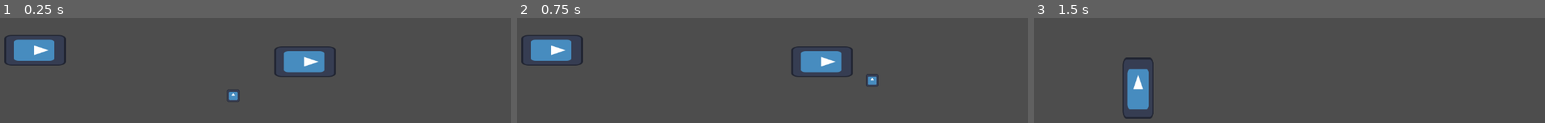
Above: before the commit, frames 1-3 (left to right).
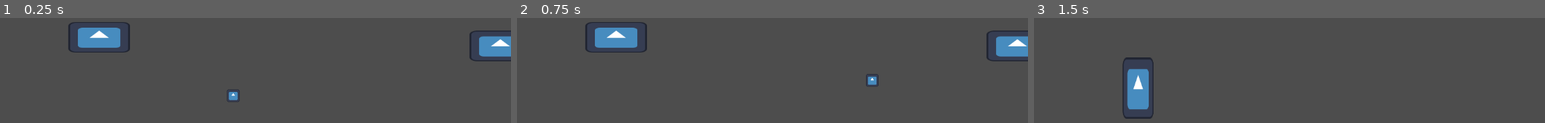
Above: after the commit, the same moments.

Repository: The-Churrosaur/RogueTimeStrategy
Game: Godot game, scene res://maps/main.tscn
Same seed, same stepped clock (60 frames per second), same inputs: the game is played once before the commit and once after it. The engine's default icon, where the game draws it, is replaced by a stand-in: a white triangle on a blue panel in a dark square.
Inputs (mouse positions are in pixels of both pictures, inside the frame that each line leads up to):
- Up to frame 1 (0.25 s): no input
- Up to frame 2 (0.75 s): tap Enter (ui_accept) at 0.5 s; move the mouse to (874, 79) at 0.52 s
- Up to frame 3 (1.5 s): tap Enter (ui_accept) at 0.77, 1.25 s; move the mouse to (1156, 111) at 1.27 s; hold Down (ui_down) from 1.28 s (still down)

The runs differ from the first frame. In frame 1, 7.7% of the frame differs, in the area x 0-100%, y 3-56%; in frame 2, 7.7%; in frame 3, nothing differs.

Commit message:
helper function for rotation, unit with all the nodes now inherits from unit body

Diff:
--- a/logic/units/turrets/unit_turret.gd
+++ b/logic/units/turrets/unit_turret.gd
@@ -5,8 +5,67 @@
 extends Node2D
 
 
+
 # FIELDS ==========
 
 
+
+enum STATE {IDLE, AIMING}
+
+signal aimed_at_target()
+
+
+@export var weapons : Array[UnitWeapon]
 # spins this node
 @export var rotor : Node2D
+@export var rotation_speed = 2
+
+@export_category("Runtime")
+@export var target : UnitModel
+@export var state = STATE.IDLE
+
+
+
+# CALLBACKS ==========
+
+
+# PUBLIC ==========
+
+
+
+func set_target(target : UnitModel):
+	self.target = target
+
+
+
+# PRIVATE ==========
+
+
+
+# -- STATE HELPERS
+
+
+func _set_idle():
+	state = STATE.IDLE
+
+
+func _set_aiming():
+	state = STATE.AIMING
+
+
+# -- CALLBACK FUNCTIONS
+
+
+func _aim_to_target(target, delta):
+
+	var target_rotation = rotor.position.angle_to(target)
+	var rotation_delta = UtilFuncs.shortest_angle_distance(rotor.rotation, target_rotation)
+	var rotation_displacement = sign(rotation_delta) * rotation_speed * delta
+
+	# rotate towards target
+	if abs(rotation_delta) > abs(rotation_displacement):
+		rotate(rotation_displacement)
+	# rotate to target
+	else:
+		rotate(rotation_delta)
+		emit_signal("aimed_at_target")
--- /dev/null
+++ b/logic/units/types/test_unit.tscn
@@ -0,0 +1,37 @@
+[gd_scene load_steps=9 format=3 uid="uid://c7x68bod321bx"]
+
+[ext_resource type="PackedScene" uid="uid://dub62td32jcun" path="res://logic/units/unit_model.tscn" id="1_nonqw"]
+[ext_resource type="Texture2D" uid="uid://x8tfbgtyuesw" path="res://assets/icon.svg" id="2_hn6bd"]
+[ext_resource type="PackedScene" uid="uid://d1asd4m254wvx" path="res://logic/units/unit_controller.tscn" id="2_p4giv"]
+[ext_resource type="PackedScene" uid="uid://bfeimxax4kqyi" path="res://logic/units/unit_selection_area.tscn" id="3_k0a6q"]
+[ext_resource type="PackedScene" uid="uid://3qlu8v5u4stv" path="res://logic/units/unit_hitbox.tscn" id="4_mcin8"]
+[ext_resource type="PackedScene" uid="uid://b5xj1n6v8hkm1" path="res://logic/units/detection/unit_vision.tscn" id="5_vxwt4"]
+[ext_resource type="PackedScene" uid="uid://dnktvedtuoan0" path="res://logic/units/turrets/unit_turret.tscn" id="6_1ns2b"]
+
+[sub_resource type="RectangleShape2D" id="RectangleShape2D_y267c"]
+size = Vector2(128, 64)
+
+[node name="unit_model" instance=ExtResource("1_nonqw")]
+
+[node name="Sprite2D" type="Sprite2D" parent="." index="0"]
+scale = Vector2(1, 0.5)
+texture = ExtResource("2_hn6bd")
+
+[node name="CollisionShape2D" type="CollisionShape2D" parent="." index="1"]
+shape = SubResource("RectangleShape2D_y267c")
+
+[node name="unit_controller" parent="." index="2" node_paths=PackedStringArray("unit_model") instance=ExtResource("2_p4giv")]
+unit_model = NodePath("..")
+
+[node name="unit_selection_area" parent="." index="3" node_paths=PackedStringArray("unit_controller") instance=ExtResource("3_k0a6q")]
+unit_controller = NodePath("../unit_controller")
+
+[node name="unit_hitbox" parent="." index="4" node_paths=PackedStringArray("unit_controller") instance=ExtResource("4_mcin8")]
+unit_controller = NodePath("../unit_controller")
+
+[node name="unit_vision" parent="." index="5" instance=ExtResource("5_vxwt4")]
+
+[node name="unit_turret" parent="." index="6" node_paths=PackedStringArray("rotor") instance=ExtResource("6_1ns2b")]
+rotor = NodePath("rot")
+
+[node name="rot" type="Node2D" parent="unit_turret" index="0"]
--- a/logic/units/unit_model.gd
+++ b/logic/units/unit_model.gd
@@ -99,28 +99,7 @@
 
 func _rotate_to_target(target_rotation, delta):
 
-	# is there a simpler way to do this???
-
-	# put current rotation and target rotation in reference frame of 0 to 360
-
-	var mod_rotation = fmod(rotation, TAU)
-	if mod_rotation < 0: mod_rotation += TAU
-
-	var mod_target = fmod(target_rotation, TAU)
-	if mod_target < 0: mod_target += TAU
-
-	# get the three possible distances
-	# (same hemisphere, rotating positive, rotating negative)
-
-	var a = mod_target - mod_rotation
-	var b = mod_target - mod_rotation - TAU
-	var c = mod_target - mod_rotation + TAU
-
-	# use the smallest magnitude of the three as our desired rotation + sign
-
-	var distances = {abs(a):a, abs(b):b, abs(c):c}
-
-	var rotation_delta = distances[distances.keys().min()]
+	var rotation_delta = UtilFuncs.shortest_angle_distance(rotation, target_rotation)
 	var rotation_displacement = sign(rotation_delta) * rotation_speed * delta
 
 	# rotate towards target
--- a/logic/units/unit_model.tscn
+++ b/logic/units/unit_model.tscn
@@ -1,35 +1,6 @@
-[gd_scene load_steps=8 format=3 uid="uid://dub62td32jcun"]
+[gd_scene load_steps=2 format=3 uid="uid://dub62td32jcun"]
 
 [ext_resource type="Script" path="res://logic/units/unit_model.gd" id="1_bon3d"]
-[ext_resource type="Texture2D" uid="uid://x8tfbgtyuesw" path="res://assets/icon.svg" id="2_joqi8"]
-[ext_resource type="PackedScene" uid="uid://bfeimxax4kqyi" path="res://logic/units/unit_selection_area.tscn" id="3_jxyok"]
-[ext_resource type="PackedScene" uid="uid://3qlu8v5u4stv" path="res://logic/units/unit_hitbox.tscn" id="4_c70uw"]
-[ext_resource type="PackedScene" uid="uid://d1asd4m254wvx" path="res://logic/units/unit_controller.tscn" id="5_4rrmn"]
-[ext_resource type="PackedScene" uid="uid://b5xj1n6v8hkm1" path="res://logic/units/detection/unit_vision.tscn" id="6_gqyfl"]
-
-[sub_resource type="CapsuleShape2D" id="CapsuleShape2D_ff2kq"]
-radius = 32.0
-height = 128.0
 
 [node name="unit_model" type="CharacterBody2D" groups=["node_savable"]]
 script = ExtResource("1_bon3d")
-
-[node name="Sprite2D" type="Sprite2D" parent="."]
-rotation = 1.5708
-scale = Vector2(0.5, 1)
-texture = ExtResource("2_joqi8")
-
-[node name="unit_controller" parent="." node_paths=PackedStringArray("unit_model") instance=ExtResource("5_4rrmn")]
-unit_model = NodePath("..")
-
-[node name="CollisionShape2D" type="CollisionShape2D" parent="."]
-rotation = 1.5708
-shape = SubResource("CapsuleShape2D_ff2kq")
-
-[node name="unit_selection_area" parent="." node_paths=PackedStringArray("unit_controller") instance=ExtResource("3_jxyok")]
-unit_controller = NodePath("../unit_controller")
-
-[node name="unit_hitbox" parent="." node_paths=PackedStringArray("unit_controller") instance=ExtResource("4_c70uw")]
-unit_controller = NodePath("../unit_controller")
-
-[node name="unit_vision" parent="." instance=ExtResource("6_gqyfl")]
--- a/logic/units/unit_selection_area.tscn
+++ b/logic/units/unit_selection_area.tscn
@@ -3,6 +3,7 @@
 [ext_resource type="Script" path="res://logic/units/unit_selection_area.gd" id="1_lq734"]
 
 [sub_resource type="CircleShape2D" id="CircleShape2D_rsdbo"]
+radius = 64.0
 
 [node name="unit_selection_area" type="Area2D"]
 collision_layer = 256
--- /dev/null
+++ b/logic/units/weapons/unit_weapon.gd
@@ -0,0 +1,4 @@
+
+
+class_name UnitWeapon
+extends Node2D
--- /dev/null
+++ b/logic/units/weapons/unit_weapon.tscn
@@ -0,0 +1,6 @@
+[gd_scene load_steps=2 format=3 uid="uid://bupr0c55an873"]
+
+[ext_resource type="Script" path="res://logic/units/weapons/unit_weapon.gd" id="1_1dbeg"]
+
+[node name="unit_weapon" type="Node2D"]
+script = ExtResource("1_1dbeg")
--- a/maps/test_map.tscn
+++ b/maps/test_map.tscn
@@ -1,7 +1,7 @@
 [gd_scene load_steps=4 format=3 uid="uid://bkgc56joefvrq"]
 
 [ext_resource type="Script" path="res://maps/test_map.gd" id="1_1gbvs"]
-[ext_resource type="PackedScene" uid="uid://dub62td32jcun" path="res://logic/units/unit_model.tscn" id="2_y56is"]
+[ext_resource type="PackedScene" uid="uid://c7x68bod321bx" path="res://logic/units/types/test_unit.tscn" id="3_bkmbr"]
 [ext_resource type="PackedScene" uid="uid://c62fwuhhcbqf7" path="res://logic/ui/unit_selection_tool.tscn" id="4_go7gp"]
 
 [node name="test_map" type="Node2D"]
@@ -9,8 +9,8 @@
 
 [node name="unit_selection_tool" parent="." instance=ExtResource("4_go7gp")]
 
-[node name="unit_model" parent="." instance=ExtResource("2_y56is")]
-position = Vector2(725, 253)
+[node name="unit_model" parent="." instance=ExtResource("3_bkmbr")]
+position = Vector2(298, 202)
 
-[node name="unit_model2" parent="." instance=ExtResource("2_y56is")]
-position = Vector2(165, 229)
+[node name="unit_model2" parent="." instance=ExtResource("3_bkmbr")]
+position = Vector2(1130, 220)
--- a/project.godot
+++ b/project.godot
@@ -15,6 +15,10 @@
 config/features=PackedStringArray("4.1", "Forward Plus")
 config/icon="res://assets/icon.svg"
 
+[autoload]
+
+UtilFuncs="*res://utility/util_funcs.tscn"
+
 [input]
 
 ui_lmb={
--- /dev/null
+++ b/utility/util_funcs.gd
@@ -0,0 +1,36 @@
+
+# autoloaded utility functions
+
+class_name MyUtilFuncs
+extends Node
+
+
+# 2D MATH =====
+
+
+# returns the shortest path from angle to target angle
+func shortest_angle_distance(angle, target_angle) -> float:
+
+	# is there a simpler way to do this???
+
+	# put current rotation and target rotation in reference frame of 0 to 360
+
+	var mod_rotation = fmod(angle, TAU)
+	if mod_rotation < 0: mod_rotation += TAU
+
+	var mod_target = fmod(target_angle, TAU)
+	if mod_target < 0: mod_target += TAU
+
+	# get the three possible distances
+	# (same hemisphere, overrotating positive, overrotating negative)
+
+	var a = mod_target - mod_rotation
+	var b = mod_target - mod_rotation - TAU
+	var c = mod_target - mod_rotation + TAU
+
+	# use the smallest magnitude of the three as our desired rotation + sign
+
+	var distances = {abs(a):a, abs(b):b, abs(c):c}
+	var rotation_delta = distances[distances.keys().min()]
+
+	return rotation_delta
--- /dev/null
+++ b/utility/util_funcs.tscn
@@ -0,0 +1,6 @@
+[gd_scene load_steps=2 format=3 uid="uid://dh1ndylofn3bl"]
+
+[ext_resource type="Script" path="res://utility/util_funcs.gd" id="1_yhgj8"]
+
+[node name="util_funcs" type="Node2D"]
+script = ExtResource("1_yhgj8")
